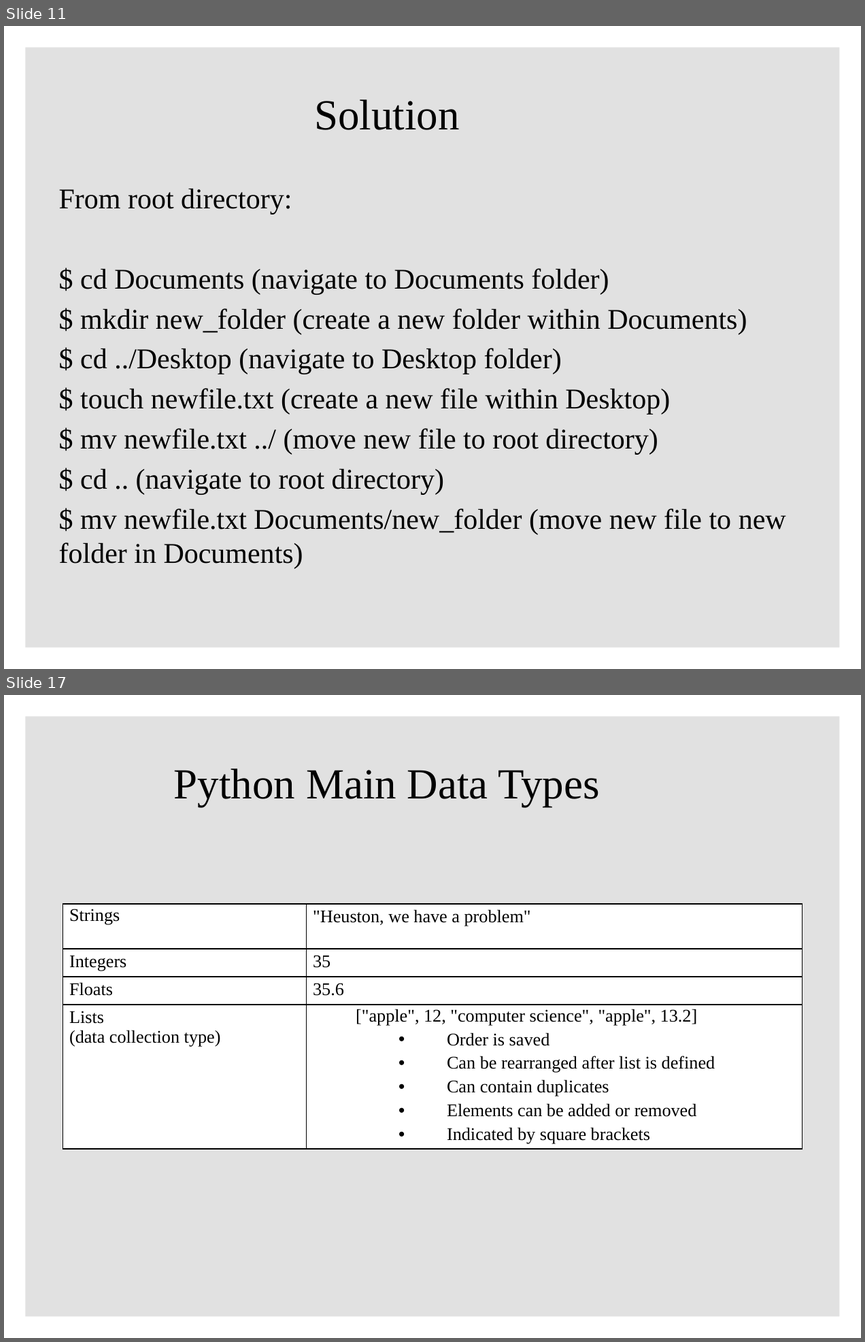
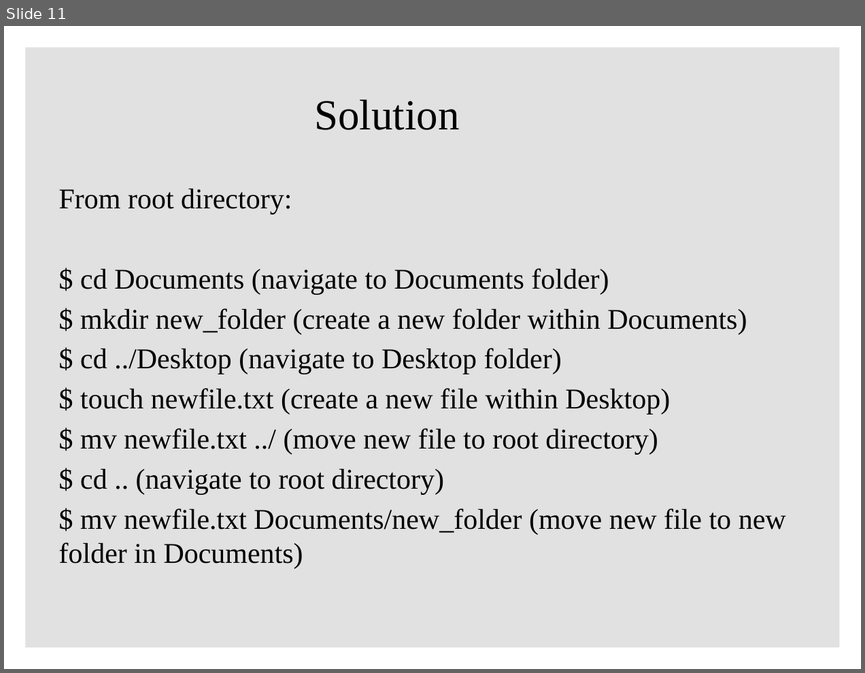
Before and after one commit to ClaudiaECarroll/Intro_to_Python, a slide deck: powerpoints/intro_python_1.pptx. Shown one above the other, each under a label of ours: slides 11 and 17 before the commit, slide 11 after it; the slides between them are not shown. The pictures are 865x1342 and 865x673 pixels, drawn with LibreOffice and Linux fonts; fonts in the diff are those of the drawing; background and template pictures are left out. Boxes give left, top, right and bottom in pixels: in the first picture for what was removed or moved away, otherwise in the second. Text is boxed around its words. In the diff, an @@ line names an element or a change of style, - is before the commit and + after.

```diff
--- a/powerpoints/intro_python_1.pptx
+++ b/powerpoints/intro_python_1.pptx
@@ slide 17 removed at <box>4,695,861,1338</box>, background #FFFFFF; not listed: 1 template element that a slide beside it also shows @@
@@ title removed at <box>174,768,599,807</box> @@
-Python Main Data Types
@@ table removed at <box>63,903,802,1156</box>, 4 rows, 2 columns @@
-Strings | "Heuston, we have a problem"
-Integers | 35
-Floats | 35.6
-Lists / (data collection type) | ["apple", 12, "computer science", "apple", 13.2] / Order is saved / Can be rearranged after list is defined / Can contain duplicates / Elements can be added or removed / Indicated by square brackets
```
Also in this commit, not shown: 1 slide changed, 12 other slides removed.
